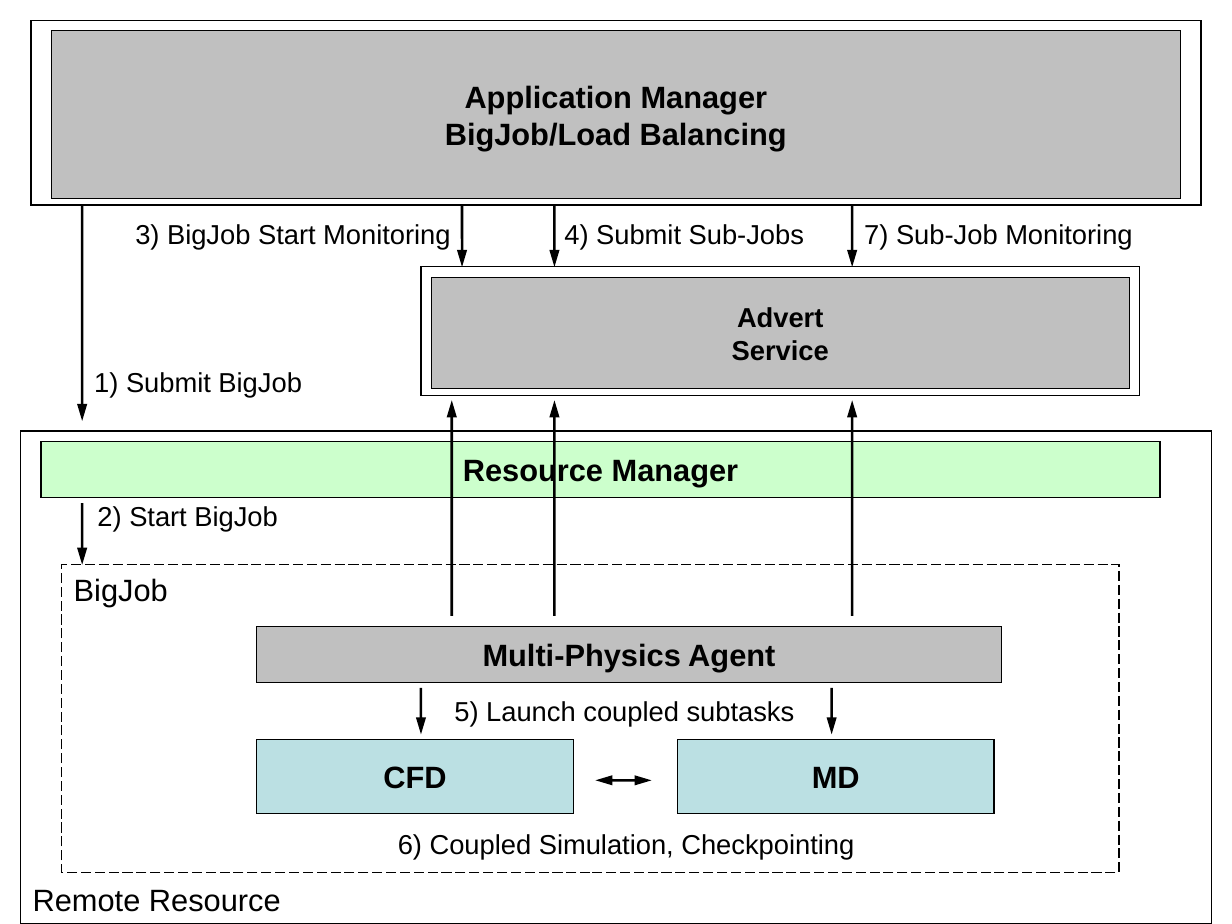
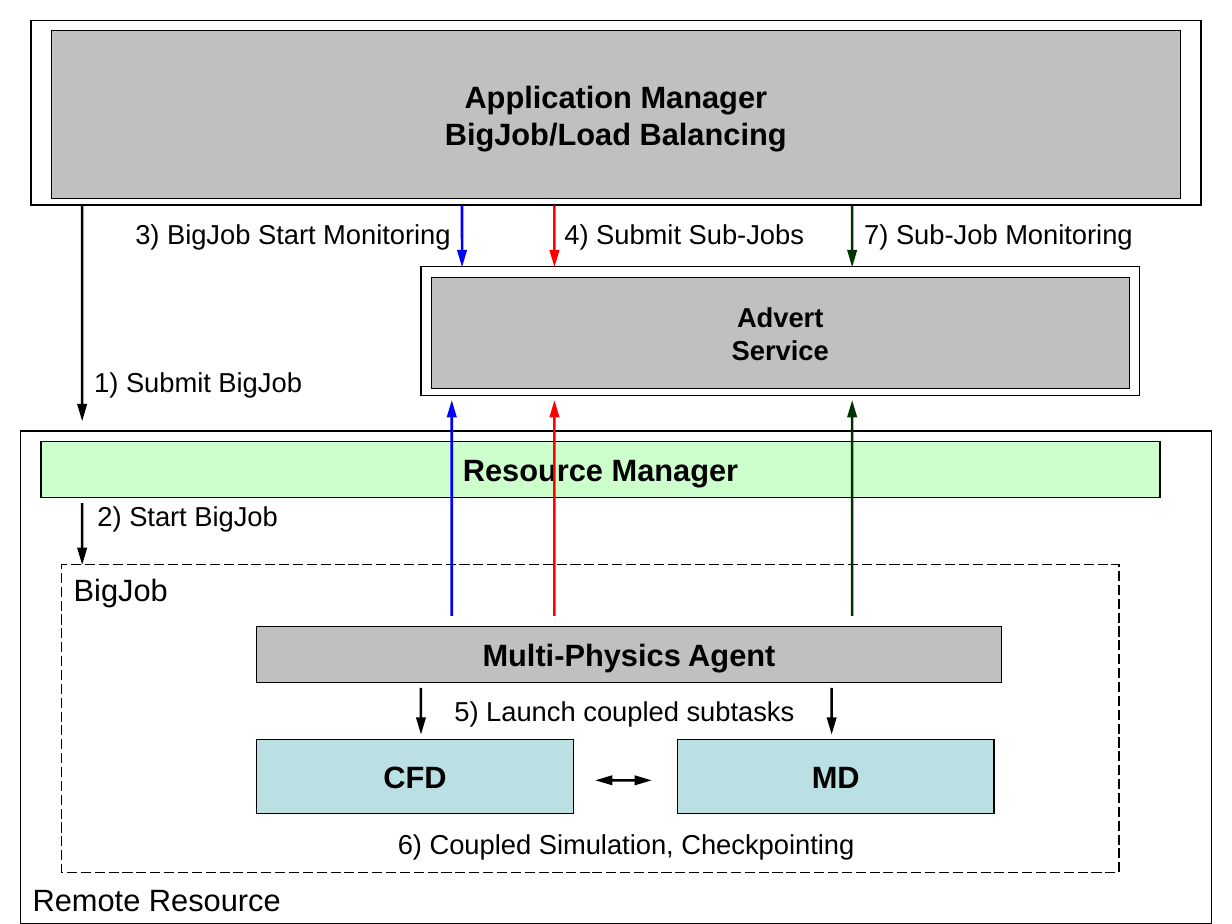
Before and after one commit to saga-project/saga-cpp-legacy-projects, a slide deck: slide 3 of papers/coupled-simulations/eScience09/BigJob_for_CFD-MD_Coupling_Figures.ppt. Drawn at 1232x924 pixels with LibreOffice and Linux fonts; fonts in the diff are those of the drawing. Boxes give left, top, right and bottom in pixels: in the first picture for what was removed or moved away, otherwise in the second. Text is boxed around its words. In the diff, an @@ line names an element or a change of style, - is before the commit and + after.

```diff
--- a/papers/coupled-simulations/eScience09/BigJob_for_CFD-MD_Coupling_Figures.ppt
+++ b/papers/coupled-simulations/eScience09/BigJob_for_CFD-MD_Coupling_Figures.ppt
@@ arrow (462, 206) - (462, 267): stroke #000000 1.5 pt to #0000FF 1.5 pt @@
@@ arrow (554, 206) - (554, 267): stroke #000000 1.5 pt to #FF0000 1.5 pt @@
@@ arrow (853, 206) - (853, 267): stroke #000000 1.5 pt to #003300 1.5 pt @@
@@ arrow (452, 616) - (452, 400): stroke #000000 1.5 pt to #0000FF 1.5 pt @@
@@ arrow (554, 616) - (554, 400): stroke #000000 1.5 pt to #FF0000 1.5 pt @@
@@ arrow (853, 616) - (853, 400): stroke #000000 1.5 pt to #003300 1.5 pt @@
```
Also in this commit, not shown: 4 slides added.
